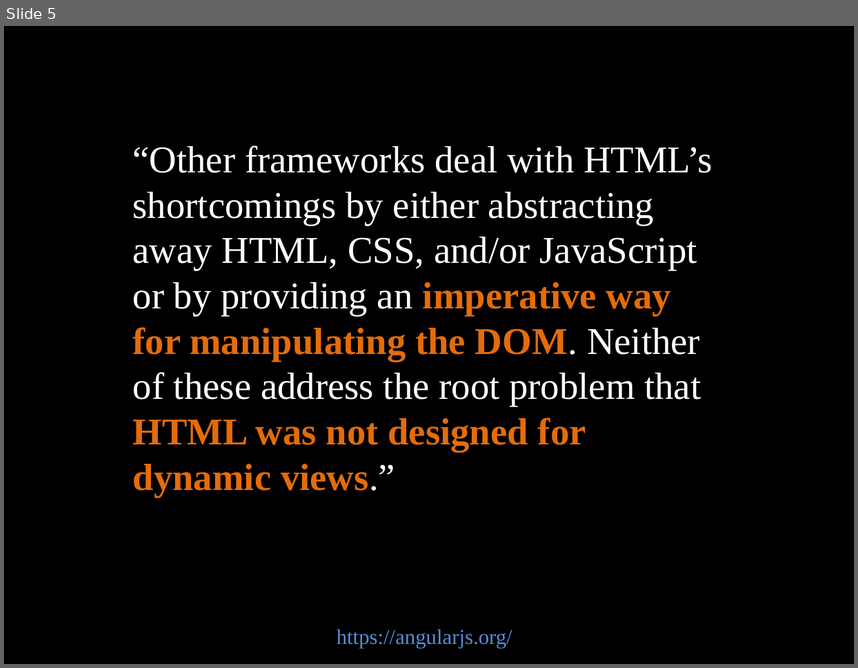
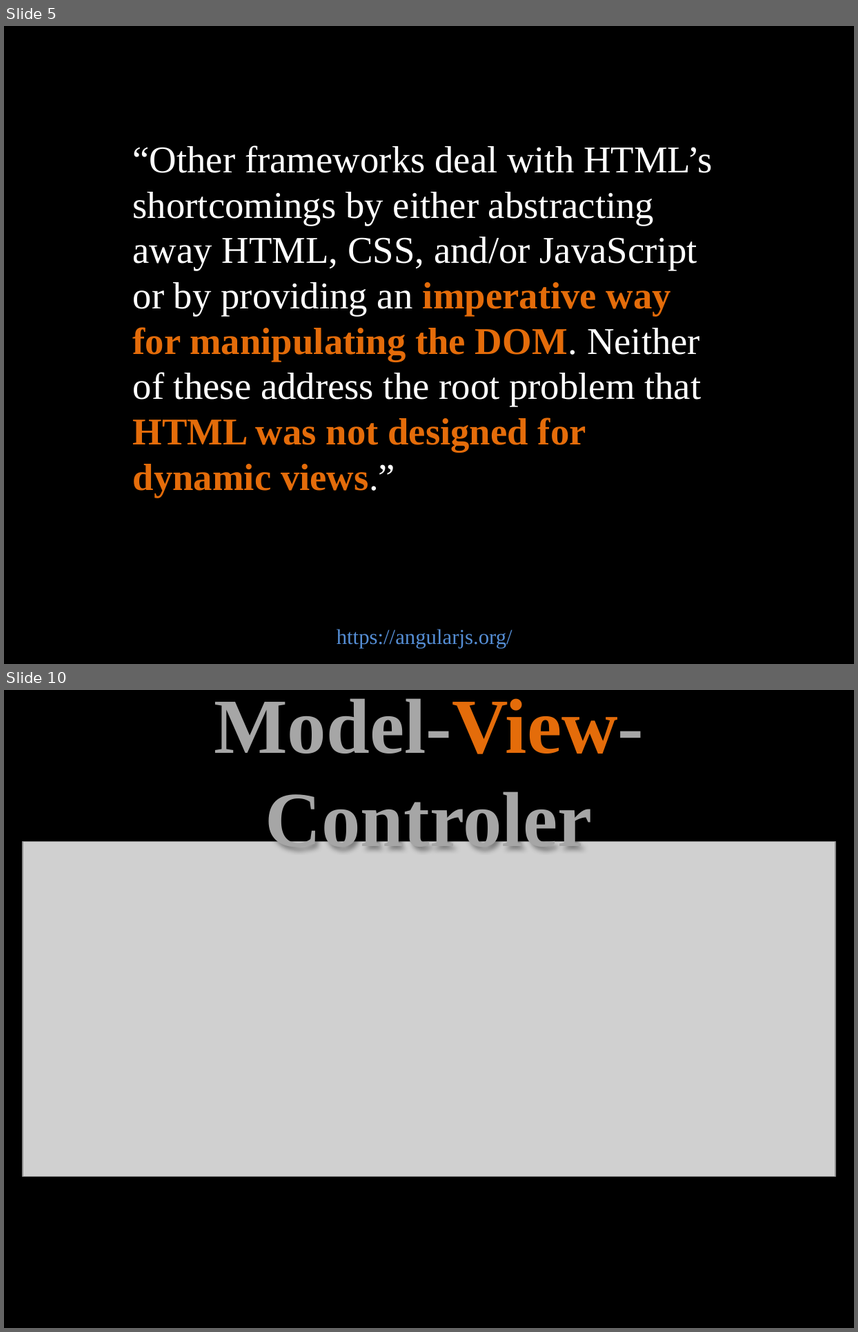
Before and after one commit to hudo/TGGCon2014, a slide deck: docs/006 I - AngularJS.pptx. Shown one above the other, each under a label of ours: slide 5 before the commit, slides 5 and 10 after it; the slides between them are not shown. The pictures are 858x668 and 858x1332 pixels, drawn with LibreOffice and Linux fonts; fonts in the diff are those of the drawing; grey boxes stand for pictures. Boxes give left, top, right and bottom in pixels: in the first picture for what was removed or moved away, otherwise in the second. Text is boxed around its words. In the diff, an @@ line names an element or a change of style, - is before the commit and + after.

Commit message:
Shopping Cart With the Model example added. Introduction to AngularJS part of the presentation finished.

```diff
--- a/docs/006 I - AngularJS.pptx
+++ b/docs/006 I - AngularJS.pptx
@@ slide 10 added at (4,690,854,1328), background #000000 @@
@@ title added at (214,698,644,860), 66 pt, text #A6A6A6, bold @@
+Model-View-Controler
@@ picture added at (23,841,835,1176) @@
```
Also in this commit, not shown: 5 slides changed, 12 other slides added, 1 other file.
